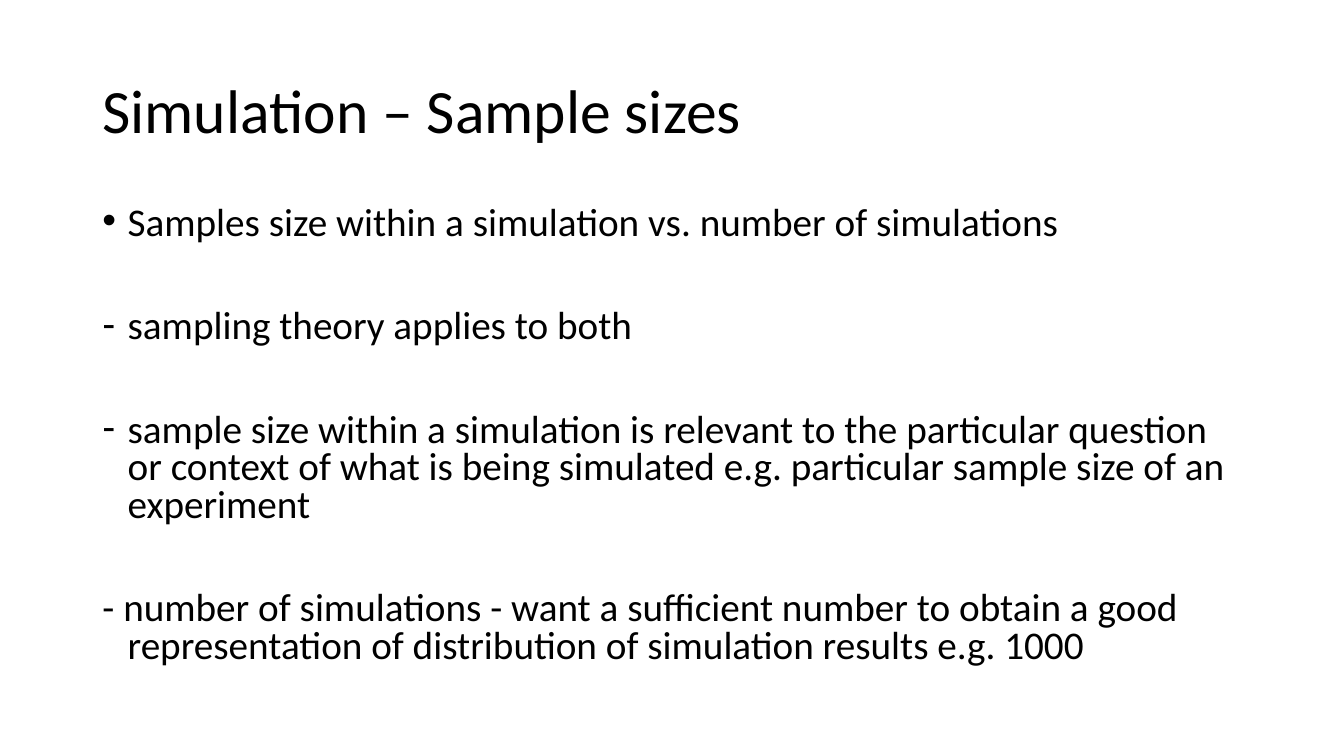
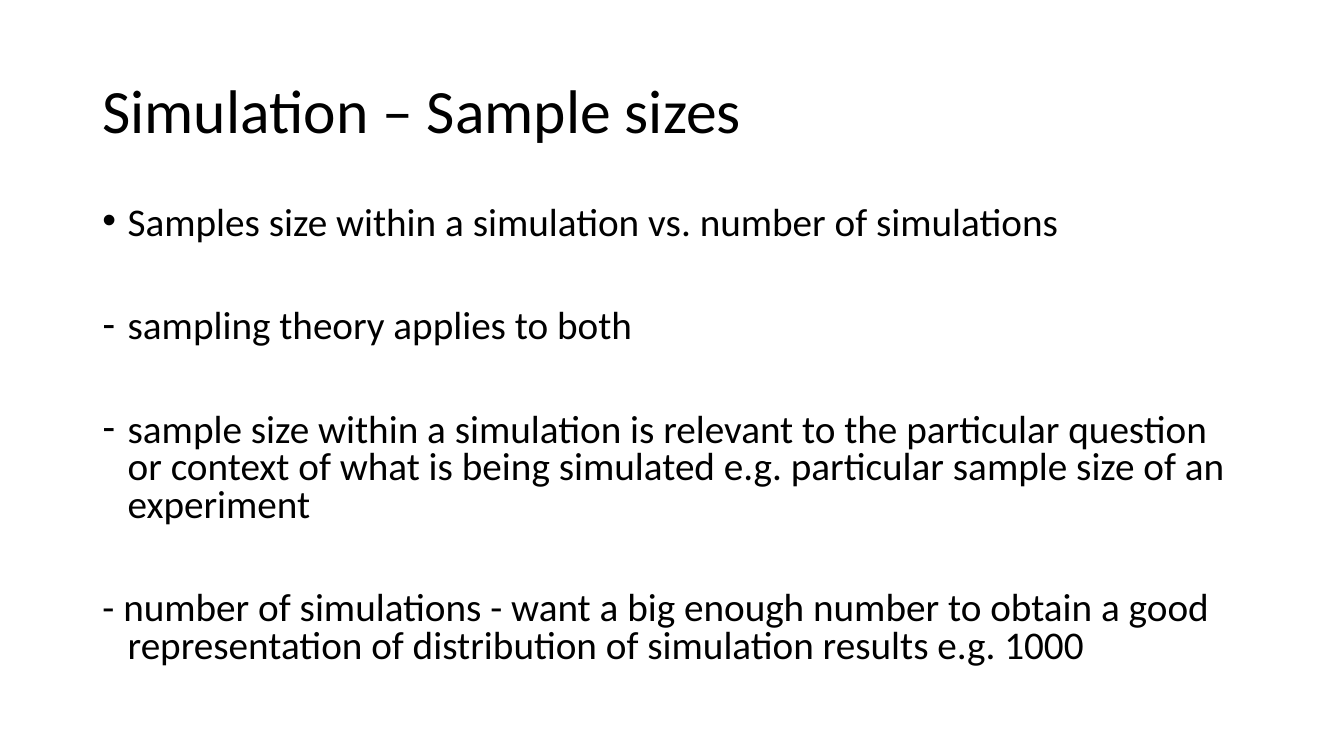
Before and after one commit to MalikaIhle/simulation_course, a slide deck: slide 22 of 6_Simulations.pptx. Drawn at 1344x756 pixels with LibreOffice and Linux fonts; fonts in the diff are those of the drawing. Boxes give left, top, right and bottom in pixels: in the first picture for what was removed or moved away, otherwise in the second. Text is boxed around its words. In the diff, an @@ line names an element or a change of style, - is before the commit and + after.

```diff
--- a/6_Simulations.pptx
+++ b/6_Simulations.pptx
@@ text at [123, 593, 1209, 666]: text changed @@
-- number of simulations - want a sufficient number to obtain a good representation of distribution of simulation results e.g. 1000
+- number of simulations - want a big enough number to obtain a good representation of distribution of simulation results e.g. 1000
```
Also in this commit, not shown: 12 other slides changed, 4 slides added, 2 slides removed.
